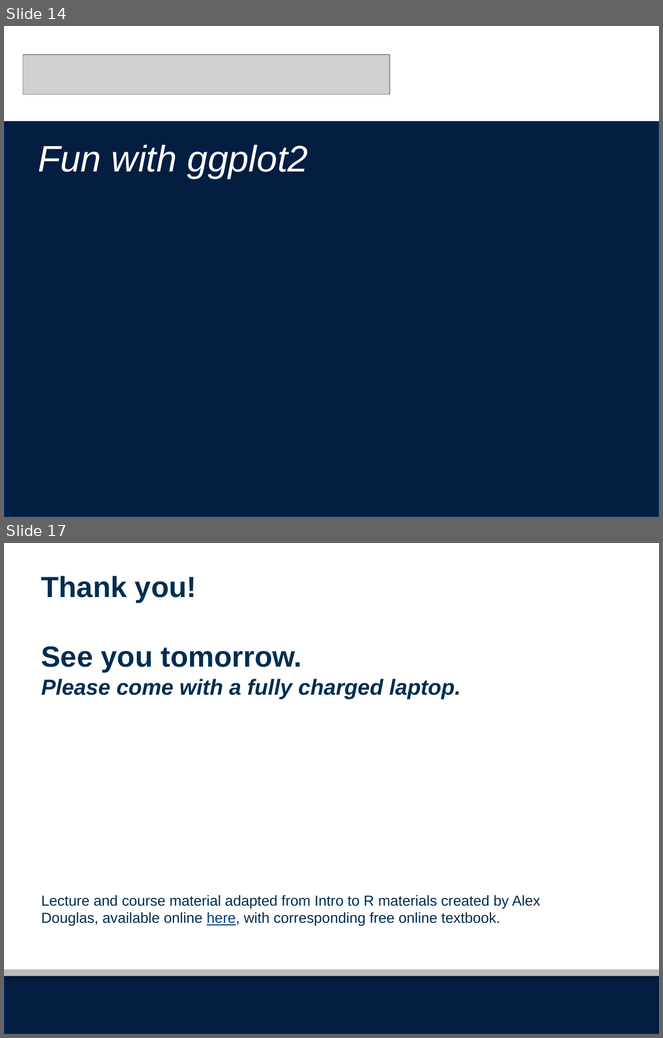
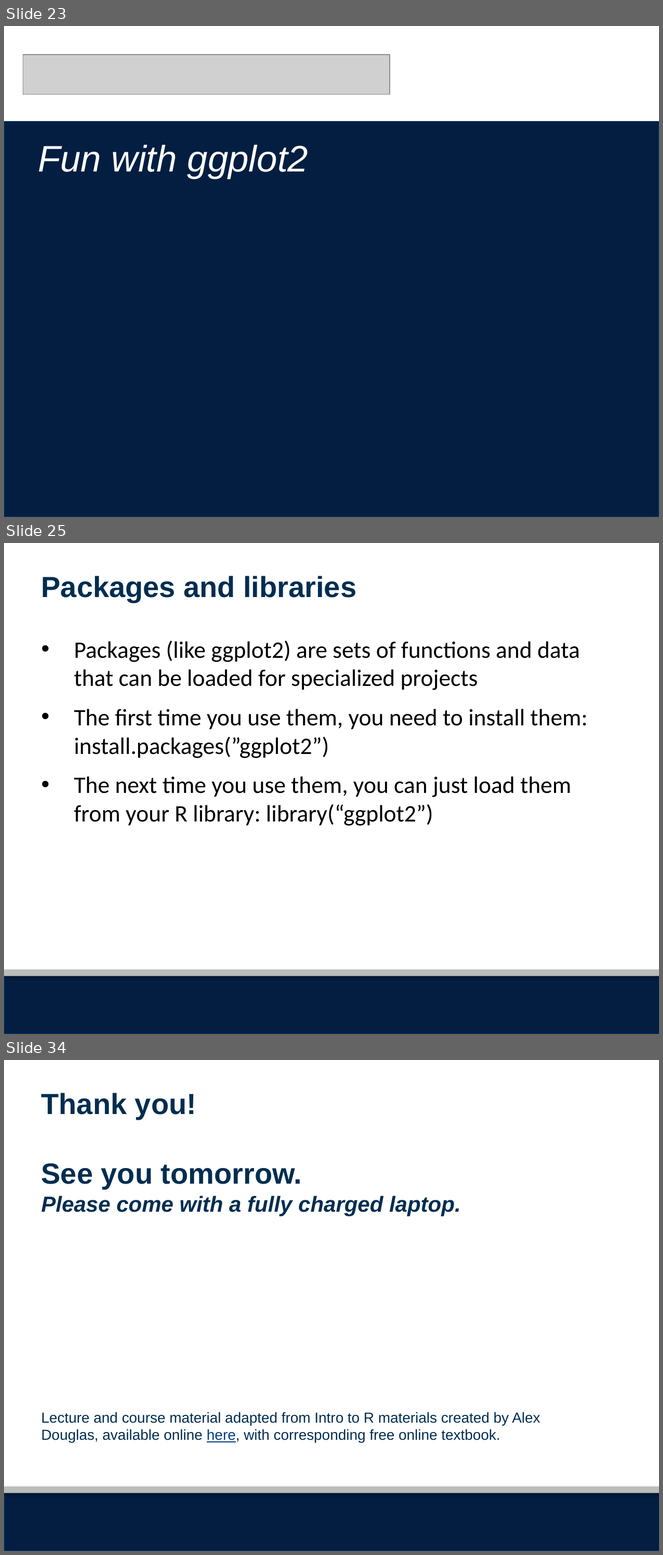
Before and after one commit to seaneff/data-science-basics-2023, a slide deck: day3/R Workshop Day 3 Slides.pptx. Shown one above the other, each under a label of ours: slides 14 and 17 before the commit, slides 23, 25 and 34 after it; the slides between them are not shown. The pictures are 663x1038 and 663x1555 pixels, drawn with LibreOffice and Linux fonts; fonts in the diff are those of the drawing; grey boxes stand for pictures; background and template pictures are left out. Boxes give left, top, right and bottom in pixels: in the first picture for what was removed or moved away, otherwise in the second. Text is boxed around its words. In the diff, an @@ line names an element or a change of style, - is before the commit and + after.

```diff
--- a/day3/R Workshop Day 3 Slides.pptx
+++ b/day3/R Workshop Day 3 Slides.pptx
@@ slide 25 added at [4, 543, 659, 1034], background #FFFFFF; not listed: 2 template elements that a slide beside it also shows @@
@@ text added at [41, 576, 357, 603], 32 pt, text #002D50, bold @@
+Packages and libraries
@@ text added at [74, 641, 587, 826], 26 pt, text #000000 @@
+• Packages (like ggplot2) are sets of functions and data that can be loaded for specialized projects
+• The first time you use them, you need to install them: install.packages(”ggplot2”)
+• The next time you use them, you can just load them from your R library: library(“ggplot2”)
@@ what was slide 14 is now slide 23 @@
@@ what was slide 17 is now slide 34 @@
```
Also in this commit, not shown: 5 slides changed, 22 other slides added, 6 slides removed, 20 other files.
